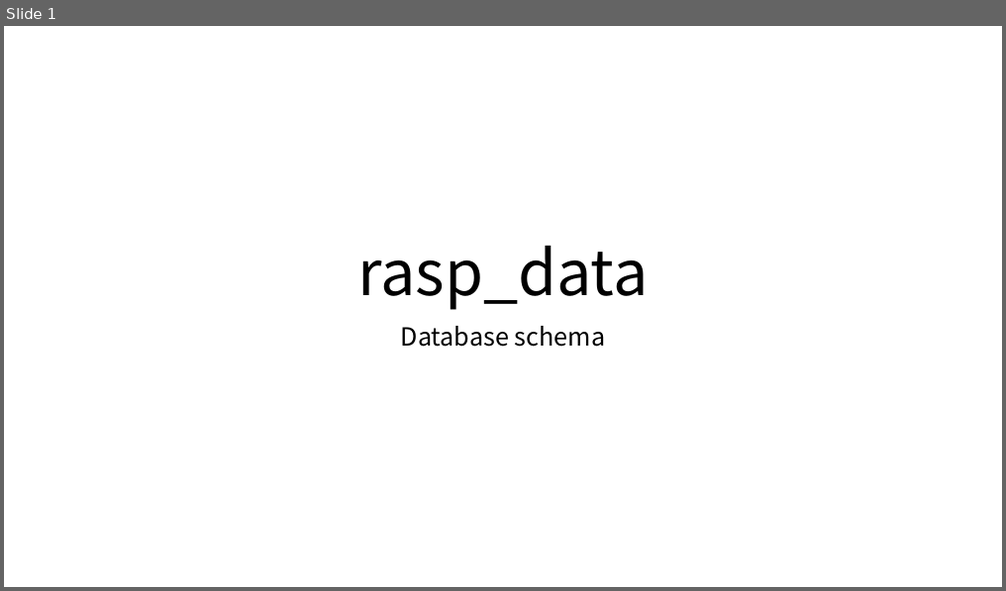
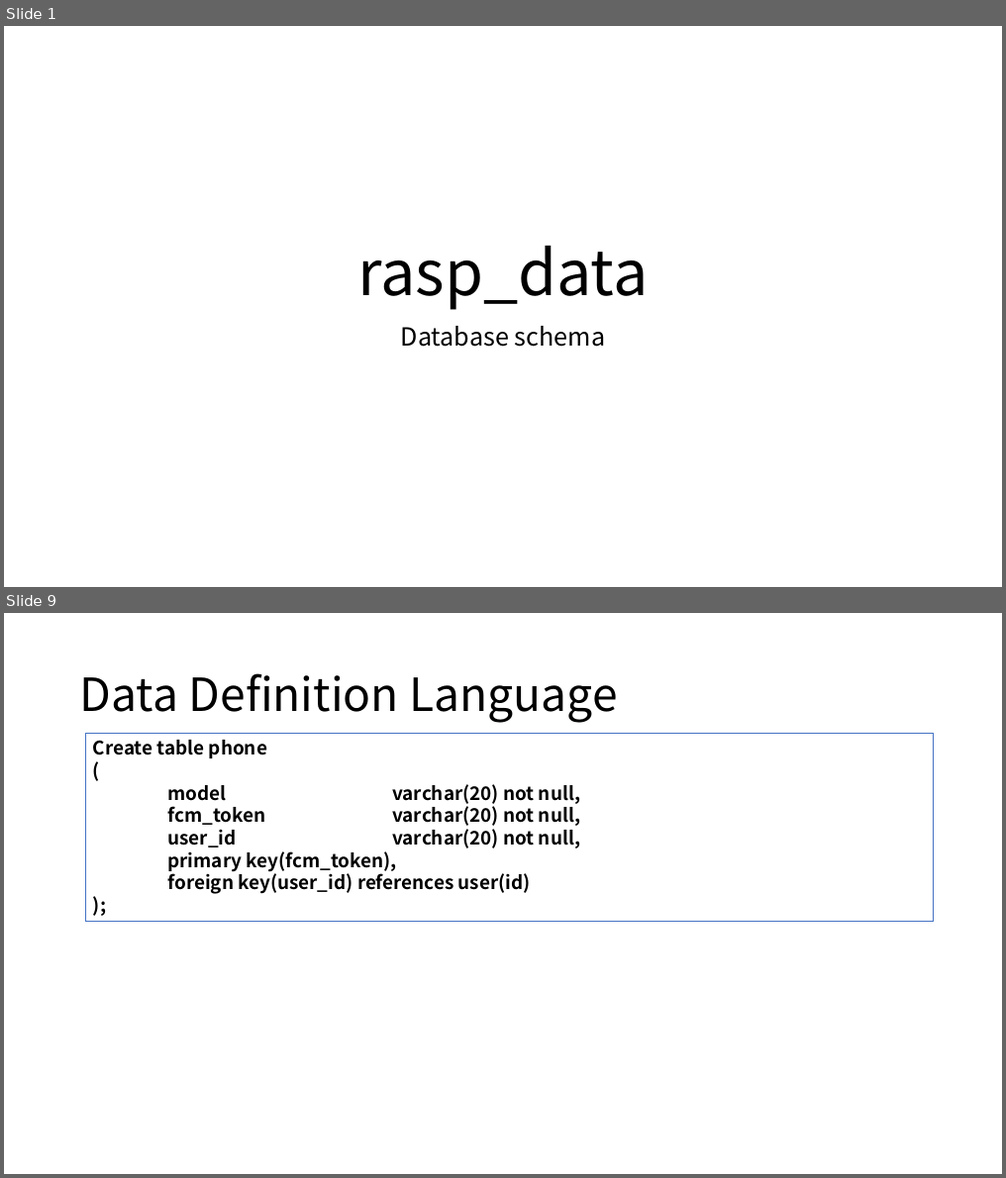
Before and after one commit to sjy286/raspberry_server, a slide deck: Rasp_data.pptx. Shown one above the other, each under a label of ours: slide 1 before the commit, slides 1 and 9 after it; the slides between them are not shown. The pictures are 1006x591 and 1006x1178 pixels, drawn with LibreOffice and Linux fonts; fonts in the diff are those of the drawing. Boxes give left, top, right and bottom in pixels: in the first picture for what was removed or moved away, otherwise in the second. Text is boxed around its words. In the diff, an @@ line names an element or a change of style, - is before the commit and + after.

```diff
--- a/Rasp_data.pptx
+++ b/Rasp_data.pptx
@@ slide 9 added at (4, 613, 1002, 1174), background #FFFFFF @@
@@ title added at (80, 673, 617, 723), 44 pt, text #000000 @@
+Data Definition Language
@@ rectangle added at (85, 733, 933, 922), fill #FFFFFF, outline #4472C4 1 pt, 18 pt, text #000000, bold @@
+Create table phone
+(
+model varchar(20) not null,
+fcm_token varchar(20) not null,
+user_id varchar(20) not null,
+primary key(fcm_token),
+foreign key(user_id) references user(id)
+);
```
Also in this commit, not shown: 10 slides changed.
